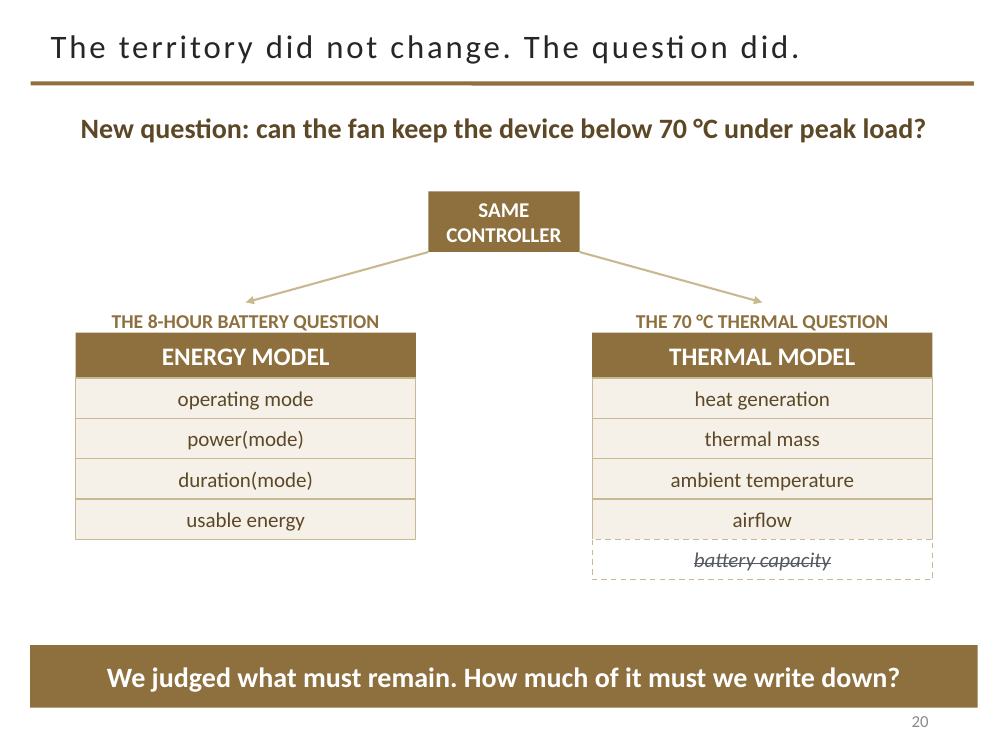
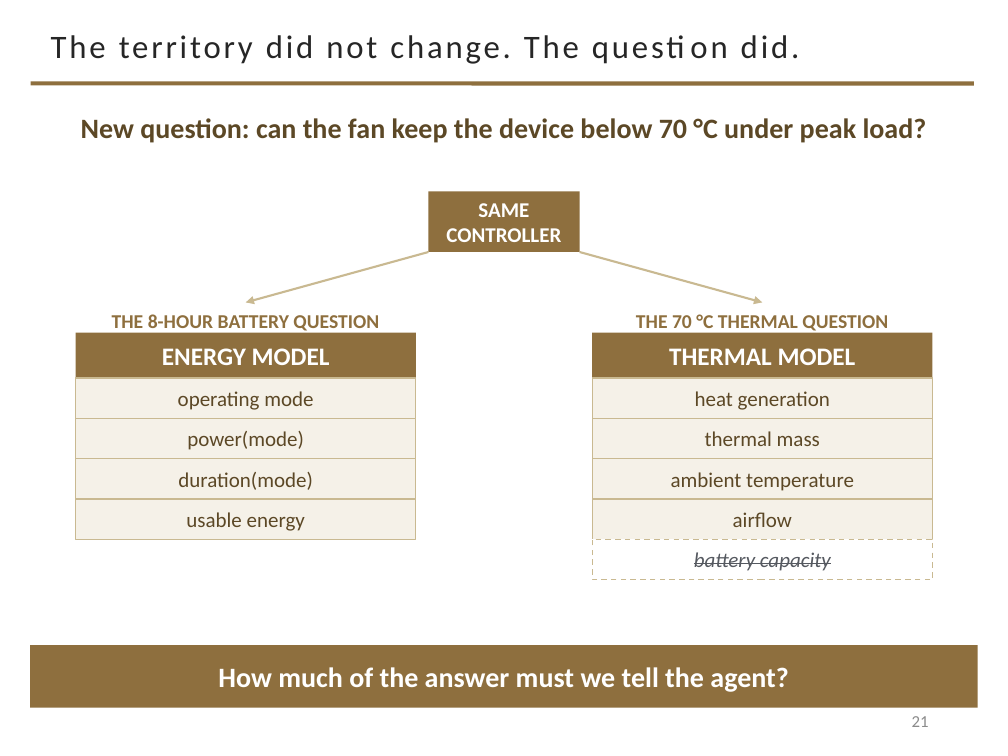
Before and after one commit to davisjam/model-based-agentic-software-engineering, a slide deck: slide 21 of course/lectures/act-2-delegation-and-control/02-modeling/2-2-Modeling-1-Purposeful-Reduction.pptx (slide 20 before the commit). Drawn at 1008x756 pixels with LibreOffice and Linux fonts; fonts in the diff are those of the drawing; background and template pictures are left out. Boxes give left, top, right and bottom in pixels: in the first picture for what was removed or moved away, otherwise in the second. Text is boxed around its words. In the diff, an @@ line names an element or a change of style, - is before the commit and + after.

```diff
--- a/course/lectures/act-2-delegation-and-control/02-modeling/2-2-Modeling-1-Purposeful-Reduction.pptx
+++ b/course/lectures/act-2-delegation-and-control/02-modeling/2-2-Modeling-1-Purposeful-Reduction.pptx
@@ text in rectangle at bbox=[218, 667, 788, 692]: text changed @@
-We judged what must remain. How much of it must we write down?
+How much of the answer must we tell the agent?
@@ page number at bbox=[912, 716, 929, 727]: text changed @@
-20
+21
```
Also in this commit, not shown: 5 other slides changed, 1 slide added.
